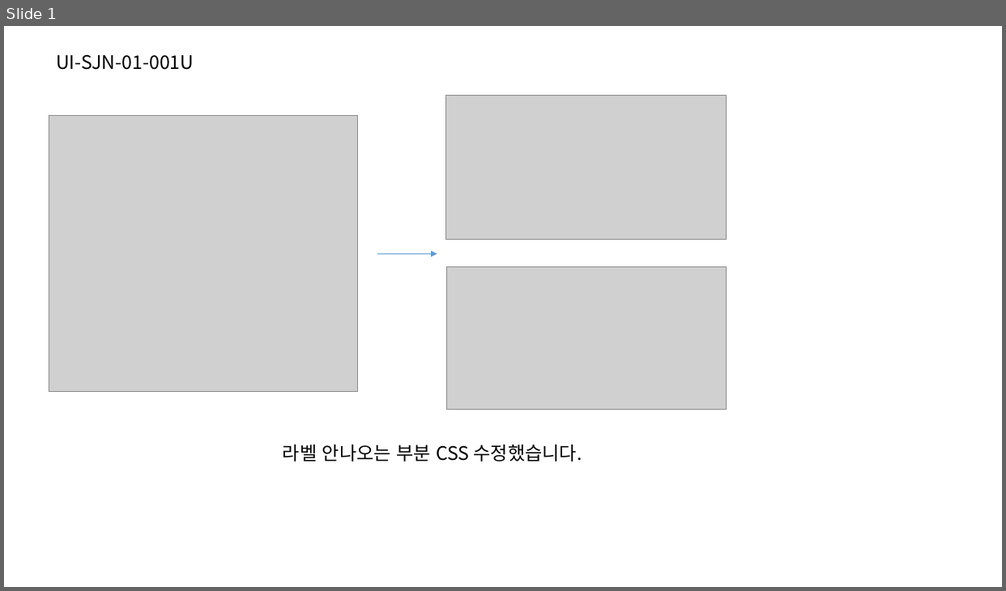
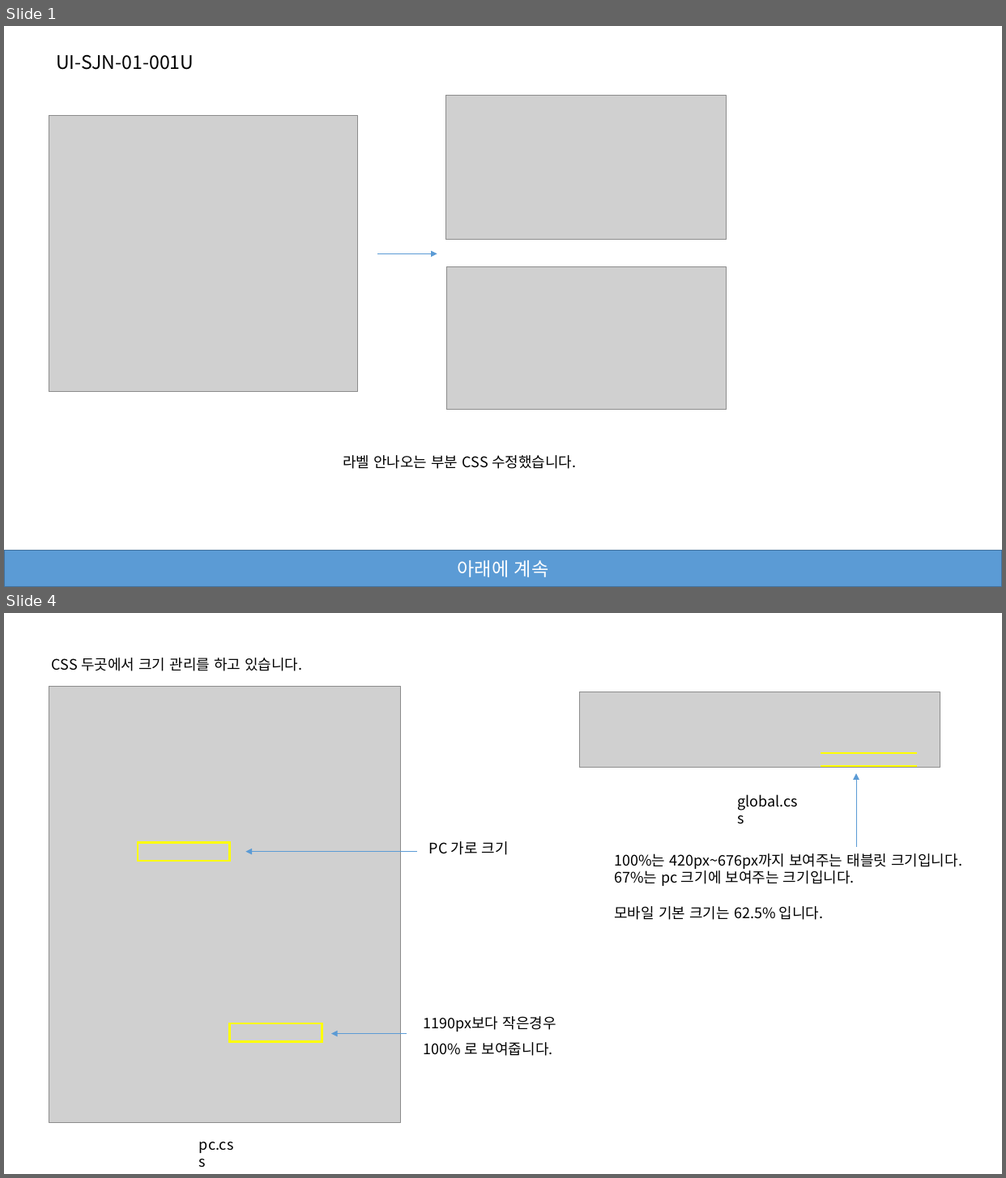
Before and after one commit to jeoungGyy/sejong, a slide deck: ppt/03-18.pptx. Shown one above the other, each under a label of ours: slide 1 before the commit, slides 1 and 4 after it; the slides between them are not shown. The pictures are 1006x591 and 1006x1178 pixels, drawn with LibreOffice and Linux fonts; fonts in the diff are those of the drawing; grey boxes stand for pictures. Boxes give left, top, right and bottom in pixels: in the first picture for what was removed or moved away, otherwise in the second. Text is boxed around its words. In the diff, an @@ line names an element or a change of style, - is before the commit and + after.

Commit message:
03-18.pptx 수정

```diff
--- a/ppt/03-18.pptx
+++ b/ppt/03-18.pptx
@@ slide 4 added at (4, 613, 1002, 1174), background #FFFFFF @@
@@ text added at (52, 658, 303, 671), 14 pt, text #000000 @@
+CSS 두곳에서 크기 관리를 하고 있습니다.
@@ picture added at (49, 687, 401, 1123) @@
@@ picture added at (580, 692, 940, 767) @@
@@ line added from (820, 754) to (918, 754), #FFFF00 1.5 pt @@
@@ line added from (820, 766) to (918, 766), #FFFF00 1.5 pt @@
@@ arrow added from (857, 847) to (857, 773), #5B9BD5 0.5 pt @@
@@ text added at (737, 794, 798, 811), 14 pt, text #000000 @@
+global.css
@@ rectangle added at (138, 843, 230, 862), outline #FFFF00 2 pt @@
@@ arrow added from (417, 852) to (246, 852), #5B9BD5 0.5 pt @@
@@ text added at (429, 841, 509, 855), 14 pt, text #000000 @@
+PC 가로 크기
@@ text added at (614, 854, 962, 920), 14 pt, text #000000 @@
+100%는 420px~676px까지 보여주는 태블릿 크기입니다.
+67%는 pc 크기에 보여주는 크기입니다.
+모바일 기본 크기는 62.5% 입니다.
@@ rectangle added at (230, 1024, 322, 1043), outline #FFFF00 2 pt @@
@@ text added at (424, 1016, 556, 1056), 14 pt, text #000000 @@
+1190px보다 작은경우
+100% 로 보여줍니다.
@@ arrow added from (407, 1033) to (331, 1033), #5B9BD5 0.5 pt @@
@@ text added at (199, 1142, 234, 1153), 14 pt, text #000000 @@
+pc.css
@@ slide 1 changed as well @@
@@ text "라벨 안나오는 부분 CSS 수정했습니다.": place and size @@
-text "라벨 안나오는 부분 CSS 수정했습니다." at (283, 445, 582, 462)
+text "라벨 안나오는 부분 CSS 수정했습니다." at (343, 455, 576, 469)
@@ text "라벨 안나오는 부분 CSS 수정했습니다." at (343, 455, 576, 469): size 18 to 14 pt @@
@@ rectangle added at (4, 551, 1002, 587), fill #5B9BD5, outline #43739E 1 pt, 18 pt, text #FFFFFF @@
+아래에 계속
```
Also in this commit, not shown: 3 other slides added, 1 slide removed, 6 other files.
